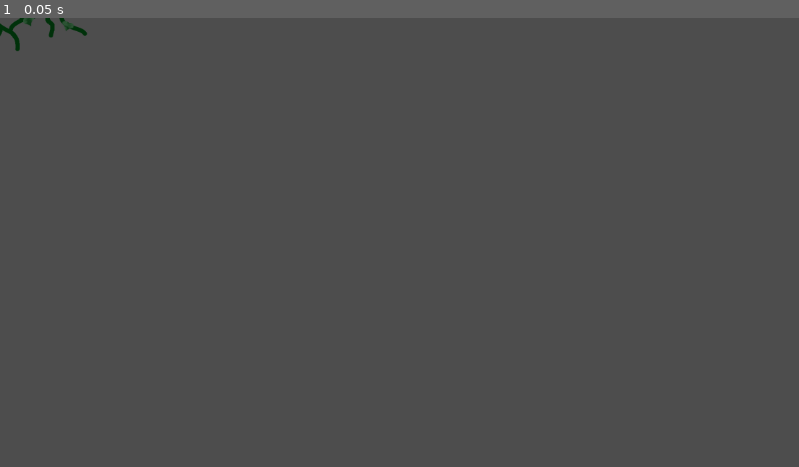
Above: before the commit, frame 1.
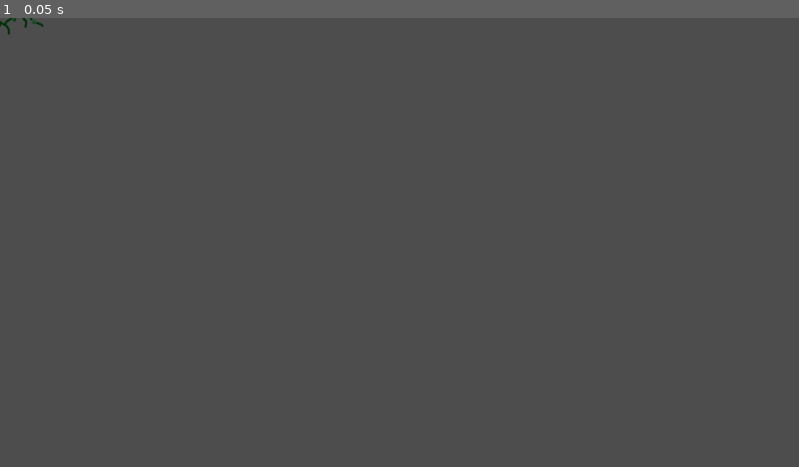
Above: after the commit, the same moment.

Repository: CiaranWoodward/LD54
Game: Godot game, scene res://Plants/Weed.tscn
Two runs of this game, one before a commit and one after it. Both use one fixed random seed, a clock stepped at 60 frames per second and the inputs below. This scene is started directly instead of the project's main scene.
Inputs:
- Up to frame 1 (0.05 s): no input

The runs differ from the first frame. In frame 1, 0.2% of the frame differs, in the area x 0-11%, y 0-8%.

Commit message:
fixed weed spreading

Diff:
--- a/Plants/Weed.gd
+++ b/Plants/Weed.gd
@@ -2,8 +2,8 @@
 extends BasePlant
 
 ## Percentage chance of weed spreading to adjacent tiles
-@export var spread_percent_fertile = 20
-@export var spread_percent_infertile = 10
+@export var spread_percent_fertile = 7
+@export var spread_percent_infertile = 3
 
 static func plant_name():
 	return "Weed"
@@ -23,7 +23,7 @@
 func tick():
 	super()
 	# get the tiles that the weed will spread to
-	parent_tile.getAdjacent().filter(func(tile: PlantTile):
+	var toSpread = parent_tile.getAdjacent().filter(func(tile: PlantTile):
 		# exclude occupied tiles
 		if tile.is_occupied():
 			return false
@@ -32,16 +32,15 @@
 			return randi() % 100 < spread_percent_fertile
 		else:
 			return randi() % 100 < spread_percent_infertile
+	)
 	# Create a new weed on the tiles which it is spreading to
-	).all(func(tile: PlantTile):
+	for tile in toSpread:
 		var weed = load("res://Plants/Weed.tscn").instantiate()
 		weed.sow(tile)
-		return true
-	)
 
 
 func can_sow(tile : PlantTile) -> bool:
-	return super(tile)
+	return true
 
 func sow(tile : PlantTile) -> bool:
 	return super(tile)
--- a/Plants/Weed.tscn
+++ b/Plants/Weed.tscn
@@ -22,6 +22,7 @@
 script = ExtResource("1_uuff7")
 
 [node name="Weed" type="Sprite2D" parent="."]
+scale = Vector2(0.5, 0.5)
 
 [node name="AnimatedSprite2D" type="AnimatedSprite2D" parent="Weed"]
 position = Vector2(0, -88)
--- a/Tiles/plant_tile.gd
+++ b/Tiles/plant_tile.gd
@@ -82,10 +82,13 @@
 	self.add_child(newChildPlant)
 	child_plant = newChildPlant
 
-func getAdjacent() -> Array[PlantTile]:
+func getAdjacent() -> Array:
 	var parent = (self.get_parent() as GardenTiles)
-	return parent.get_surrounding_cells(self.position).map(func(pos: Vector2i):
-		return parent.get_plant_tile(pos))
+	return parent.get_surrounding_cells(parent.local_to_map(position)).map(func(pos: Vector2i):
+		return parent.get_plant_tile(pos)
+	).filter(func(tile):
+		return is_instance_valid(tile)
+	)
 
 func is_fertile() -> bool:
 	return (fertility > 5)
Not shown: 1 places in Level.tscn that only renumber resources
